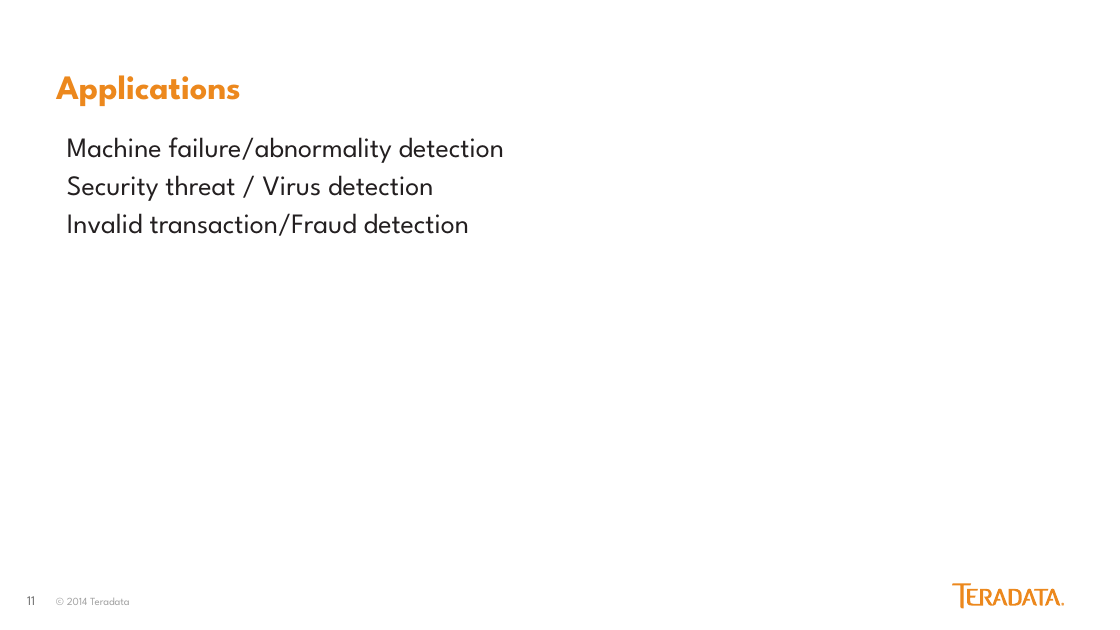
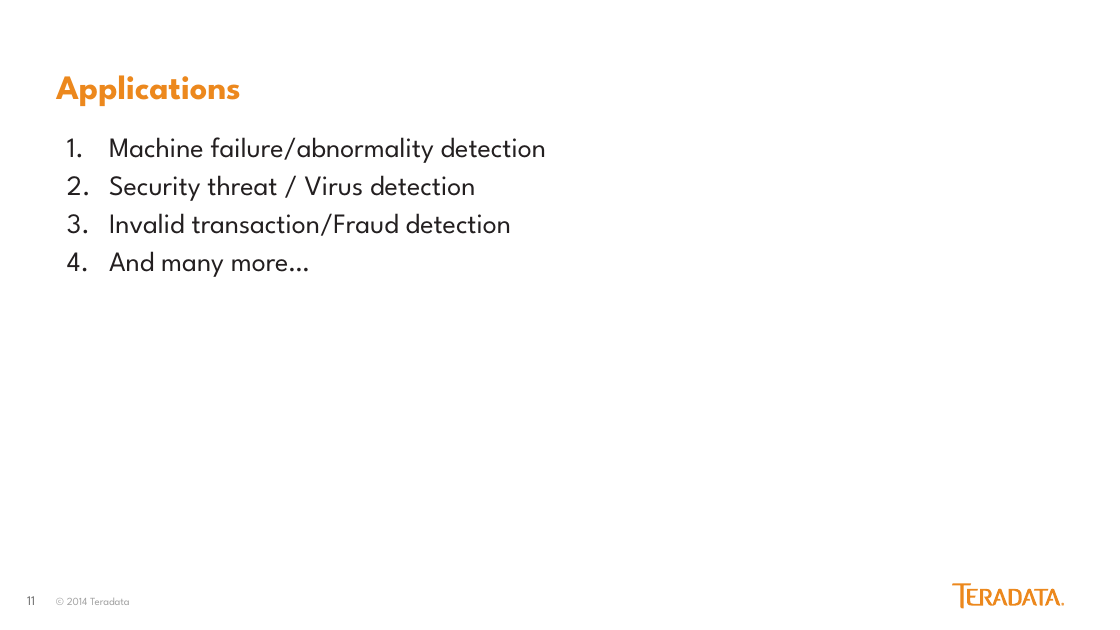
Before and after one commit to jackalwoods/Anomaly-Detection, a slide deck: slide 11 of Anamoly Detection.pptx. Drawn at 1120x630 pixels with LibreOffice and Linux fonts; fonts in the diff are those of the drawing. Boxes give left, top, right and bottom in pixels: in the first picture for what was removed or moved away, otherwise in the second. Text is boxed around its words. In the diff, an @@ line names an element or a change of style, - is before the commit and + after.

```diff
--- a/Anamoly Detection.pptx
+++ b/Anamoly Detection.pptx
@@ text at [109,137,546,236]: bullet none to 1. @@
@@ text at [109,251,310,277]: paragraph added @@
+4. And many more…
```
Also in this commit, not shown: 9 other slides changed.
